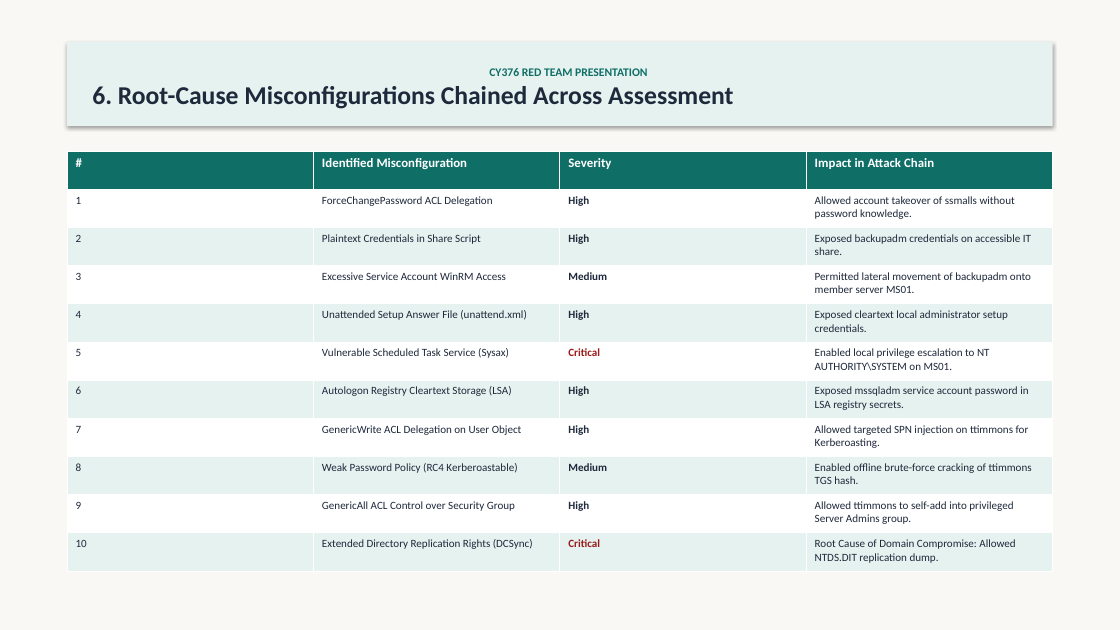
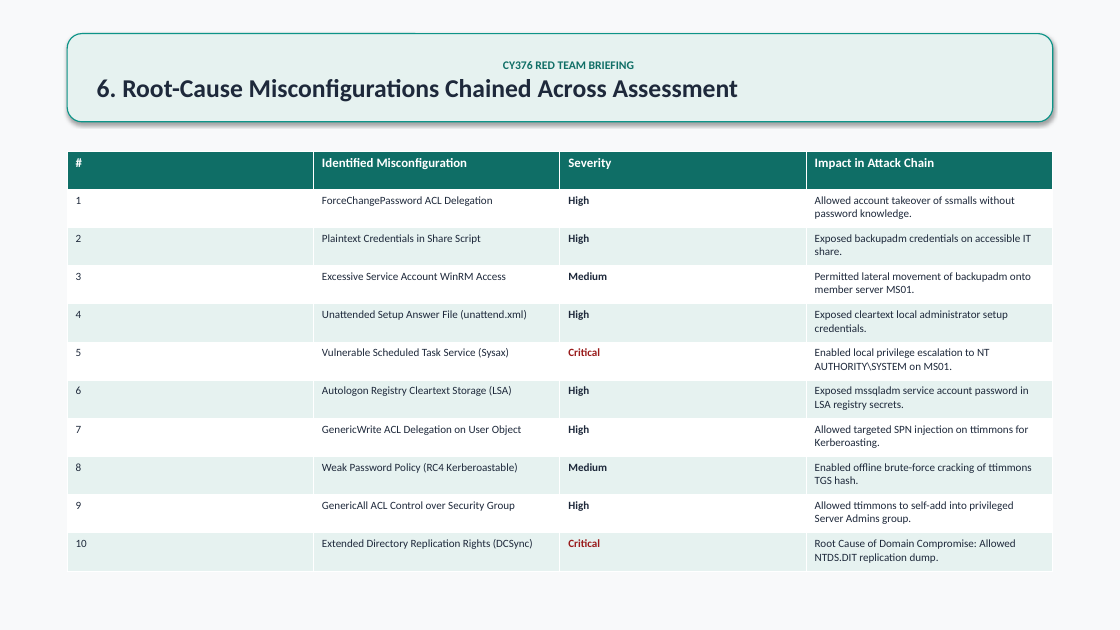
Before and after one commit to Mazonia/privilege-escalation-n-dom-compromise, a slide deck: slide 7 of docs/INLANEFREIGHT_AD_Compromise_Presentation.pptx. Drawn at 1120x630 pixels with LibreOffice and Linux fonts; fonts in the diff are those of the drawing. Boxes give left, top, right and bottom in pixels: in the first picture for what was removed or moved away, otherwise in the second. Text is boxed around its words. In the diff, an @@ line names an element or a change of style, - is before the commit and + after.

```diff
--- a/docs/INLANEFREIGHT_AD_Compromise_Presentation.pptx
+++ b/docs/INLANEFREIGHT_AD_Compromise_Presentation.pptx
@@ background #F9F8F5 to #F8F9FA @@
@@ rounded rectangle "CY376 RED TEAM BRIEFING": place and size @@
-rounded rectangle "CY376 RED TEAM BRIEFING" at [67,42,1053,126]
+rounded rectangle "CY376 RED TEAM BRIEFING" at [67,34,1053,122]
@@ rounded rectangle "CY376 RED TEAM BRIEFING" at [67,34,1053,122]: rectangle to rounded rectangle; outline none to #0D9488 1 pt @@
@@ text in rounded rectangle at [503,61,634,69]: text changed @@
-CY376 RED TEAM PRESENTATION
+CY376 RED TEAM BRIEFING
```
Also in this commit, not shown: 8 other slides changed, 2 other files.
